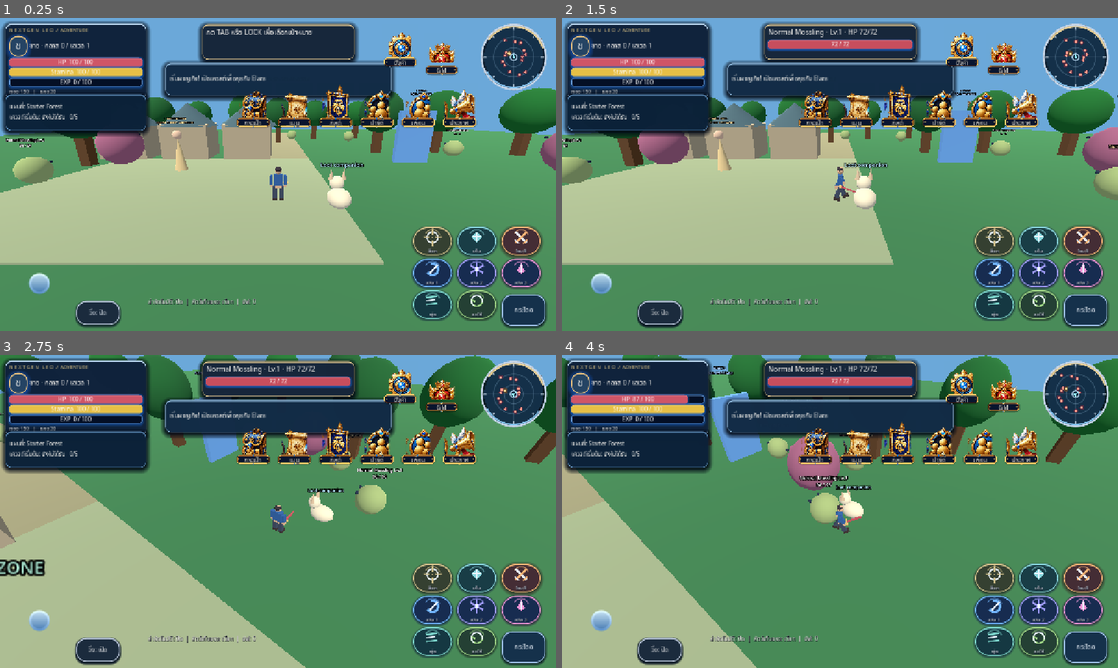
Above: before the commit, frames 1-4 (two rows, left to right).
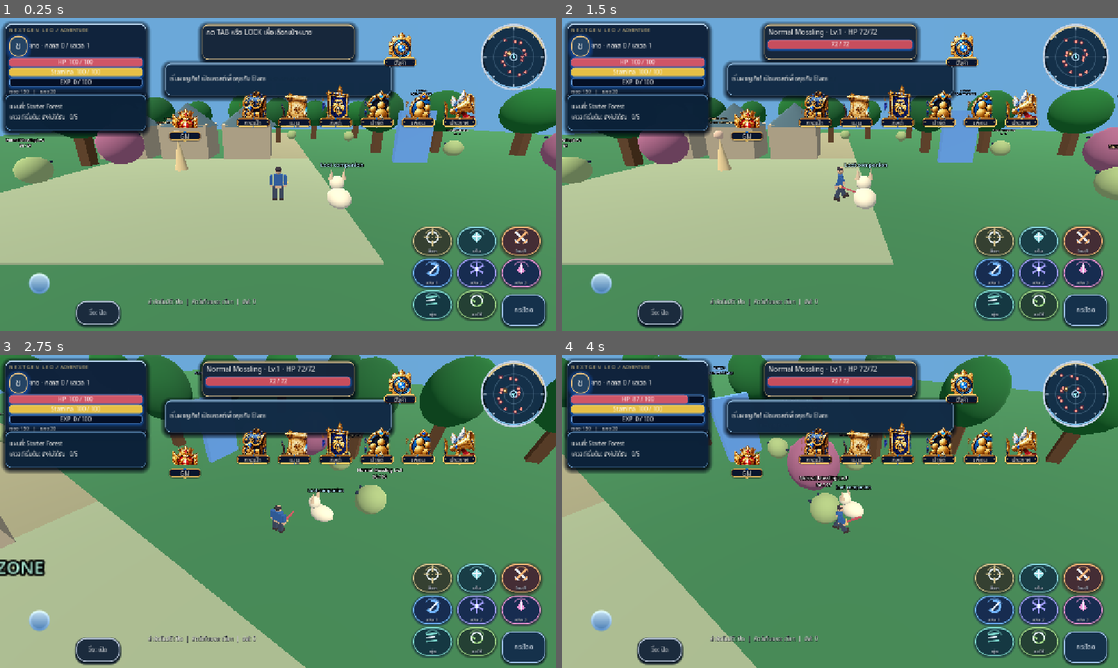
Above: after the commit, the same moments.

Repository: redfullmoon209-debug/NexTgenLeo
Game: Godot game, scene res://scenes/main.tscn
Same seed, same stepped clock (60 frames per second), same inputs: the game is played once before the commit and once after it.
Inputs (mouse positions are in pixels of both pictures, inside the frame that each line leads up to):
- Up to frame 1 (0.25 s): no input
- Up to frame 2 (1.5 s): click "กระโดด" at 0.5 s; tap Enter at 1.25 s; move the mouse to (962, 158) at 1.27 s; hold D from 1.28 s (still down); tap Tab at 1.35 s; click (962, 158) at 1.42 s
- Up to frame 3 (2.75 s): tap Space at 1.52 s; release D at 2 s; drag from (166, 527) to (250, 574) at 2.02 s
- Up to frame 4 (4 s): click "วิ่ง: เปิด" at 2.75 s; move the mouse to (895, 442) at 3.52 s; hold D from 3.53 s (still down); tap 1 at 3.6 s

The runs differ from the first frame. In frame 1, 0.8% of the frame differs, in the area x 30-83%, y 7-40%; in frame 2, 0.8%; in frame 3, 0.8%; in frame 4, 0.8%.

Commit message:
Align original GM button with the shared eight-slot row without changing GM behavior

Diff:
--- a/scripts/gameplay.gd
+++ b/scripts/gameplay.gd
@@ -1,6 +1,7 @@
 extends Node
 ## Playable offline systems; procedural art is explicitly temporary.
 const ContentRegistry = preload("res://scripts/content_registry.gd")
+const MainNavLayout = preload("res://scripts/main_nav_layout.gd")
 var last_touch_action := -1000
 var world: Node3D
 var network: Node
@@ -1030,8 +1031,13 @@
 		menu_toggle_button.scale = Vector2.ONE * visual_scale
 		menu_toggle_button.position = Vector2(bounds.end.x - menu_toggle_button.size.x * visual_scale, menu_top) if portrait else Vector2(maxf(6.0, size.x - 243.0), 32.0)
 	if is_instance_valid(owner_gm_button):
-		owner_gm_button.scale = Vector2.ONE * visual_scale
-		owner_gm_button.position = Vector2(bounds.end.x - 2.0 * menu_toggle_button.size.x * visual_scale - 10.0 * visual_scale, menu_top) if portrait else Vector2(maxf(6.0, size.x - 305.0), 32.0)
+		# GM has its own original click/permission logic; visual geometry only.
+		# Slot 0 is shared with Settings slot 1 and the six independent icons.
+		var gm_slot: Rect2 = MainNavLayout.slot(world.get_viewport(), 0)
+		owner_gm_button.scale = Vector2.ONE
+		owner_gm_button.custom_minimum_size = gm_slot.size
+		owner_gm_button.size = gm_slot.size
+		owner_gm_button.position = gm_slot.position
 	if is_instance_valid(dropdown_backdrop):
 		dropdown_backdrop.position = Vector2.ZERO
 		dropdown_backdrop.size = size
